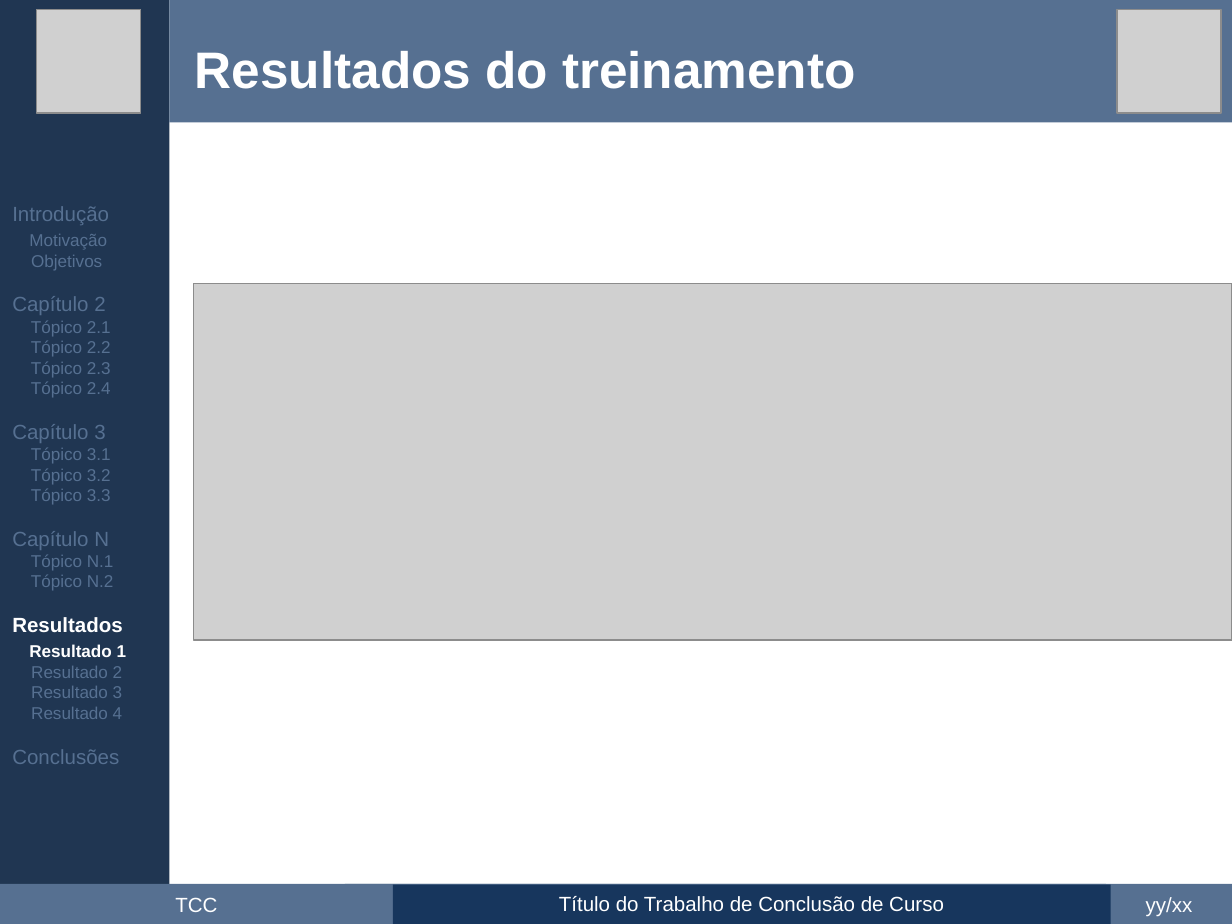
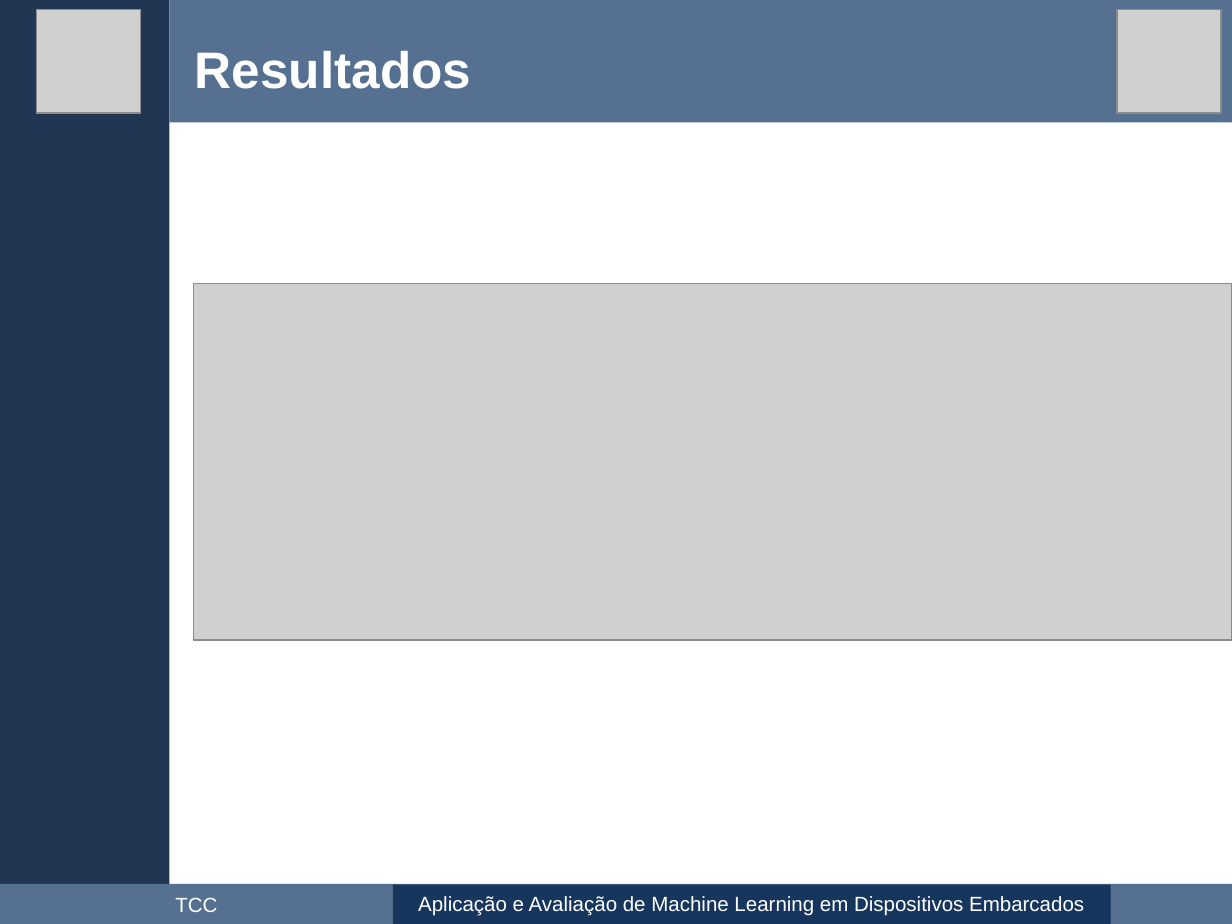
Before and after one commit to maxwellrs-dev/ai4rpi, a slide deck: slide 29 of apresentacao/apresentacao.pptx (slide 33 before the commit). Drawn at 1232x924 pixels with LibreOffice and Linux fonts; fonts in the diff are those of the drawing; grey boxes stand for pictures. Boxes give left, top, right and bottom in pixels: in the first picture for what was removed or moved away, otherwise in the second. Text is boxed around its words. In the diff, an @@ line names an element or a change of style, - is before the commit and + after.

```diff
--- a/apresentacao/apresentacao.pptx
+++ b/apresentacao/apresentacao.pptx
@@ text at (195,51,471,89): text changed @@
-Resultados do treinamento
+Resultados
@@ text removed at (12,206,127,764) @@
-Introdução
-Motivação
-Objetivos
-Capítulo 2
-Tópico 2.1
-Tópico 2.2
-Tópico 2.3
-Tópico 2.4
-Capítulo 3
-Tópico 3.1
-Tópico 3.2
-Tópico 3.3
-Capítulo N
-Tópico N.1
-Tópico N.2
-Resultados
-Resultado 1
-Resultado 2
-Resultado 3
-Resultado 4
-Conclusões
@@ rectangle removed at (345,885,1106,924) @@
@@ text in rectangle at (418,896,1084,916): text changed @@
-Título do Trabalho de Conclusão de Curso
+Aplicação e Avaliação de Machine Learning em Dispositivos Embarcados
@@ text removed at (1146,897,1193,916) @@
-yy/xx
```
Also in this commit, not shown: 32 other slides changed, 6 slides added, 14 slides removed.
